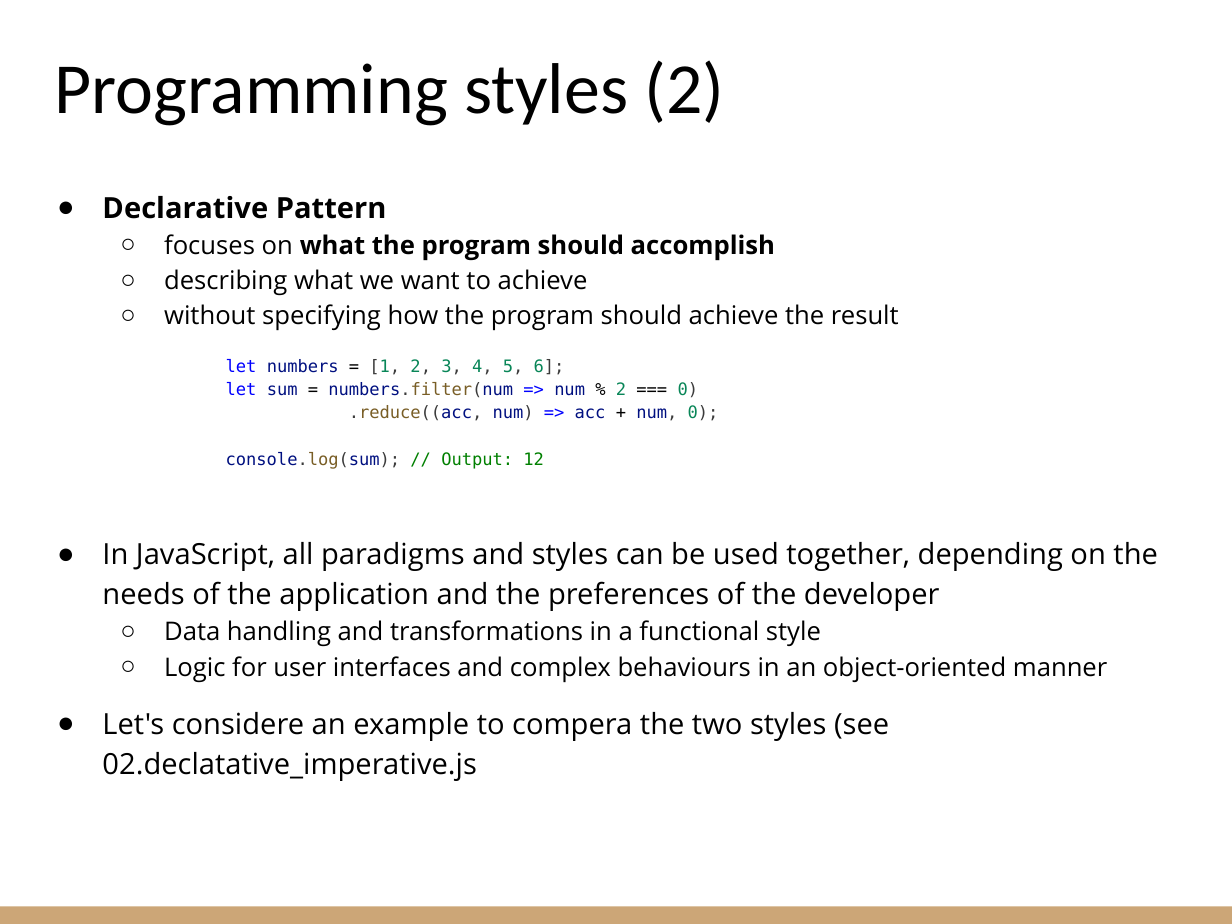
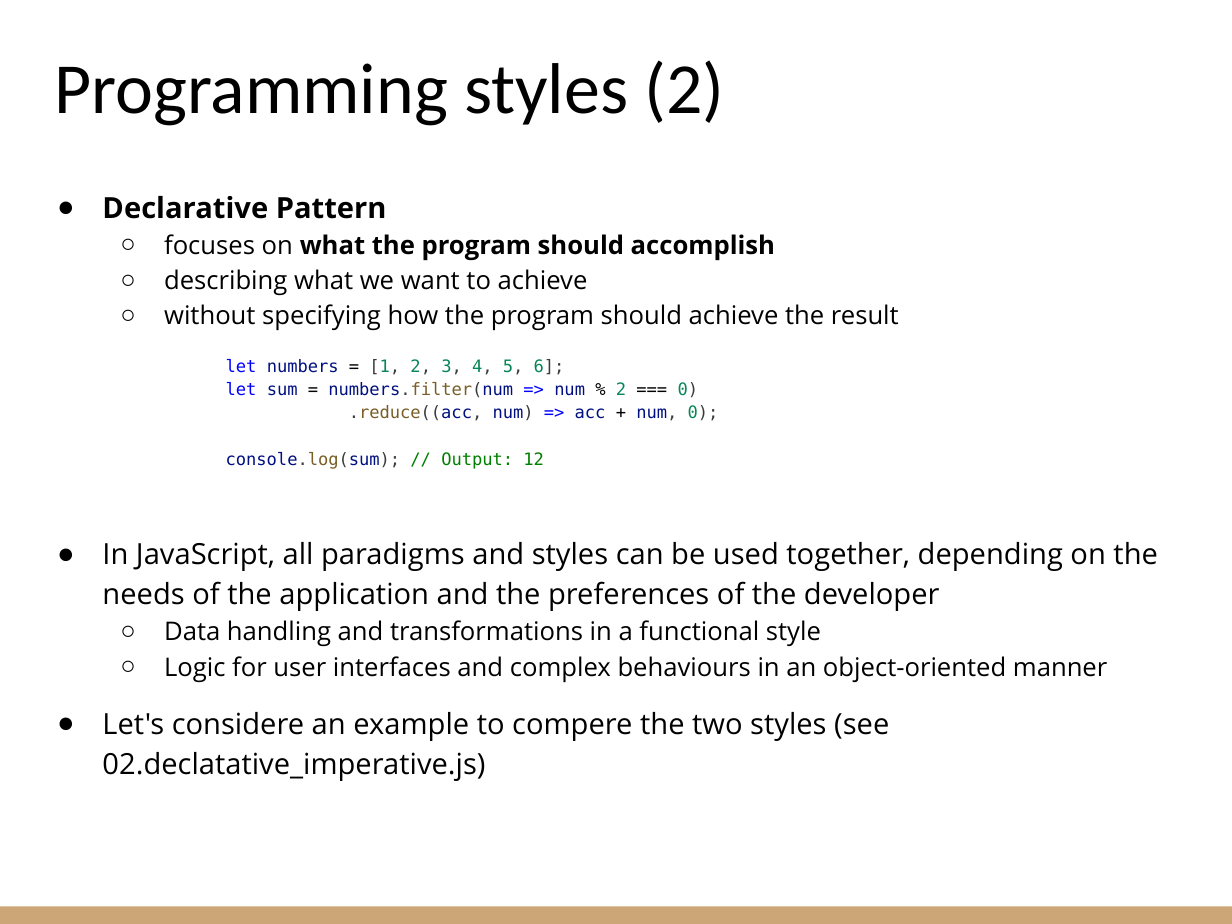
Before and after one commit to riccardoberta/makers, a slide deck: slide 28 of 04 - JavaScript/slides.pptx. Drawn at 1232x924 pixels with LibreOffice and Linux fonts; fonts in the diff are those of the drawing. Boxes give left, top, right and bottom in pixels: in the first picture for what was removed or moved away, otherwise in the second. Text is boxed around its words. In the diff, an @@ line names an element or a change of style, - is before the commit and + after.

```diff
--- a/04 - JavaScript/slides.pptx
+++ b/04 - JavaScript/slides.pptx
@@ text at box(102, 712, 889, 781): text changed @@
-● Let's considere an example to compera the two styles (see 02.declatative_imperative.js
+● Let's considere an example to compere the two styles (see 02.declatative_imperative.js)
```
Also in this commit, not shown: 7 other slides changed, 7 other files.
